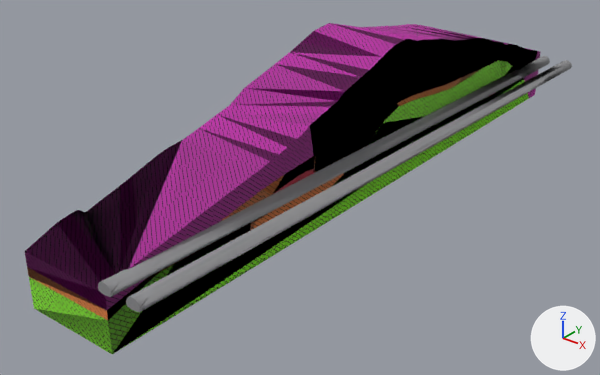
Renders of the OBJ model model/ym1_Sec.obj from each side of a commit.
The view is the same before and after, from a 50 mm camera at (351.0, -253.0, 272.0) aimed at (-50.0, 247.0, -38.0). Lighting does not change. The marker at lower right points along +X, +Y and +Z. Where no turn or scale is listed for an object, it has been applied to the vertices.

Objects in the first picture: '0', '1', '2', 'hole', 'tunnel_left', 'tunnel_right'.
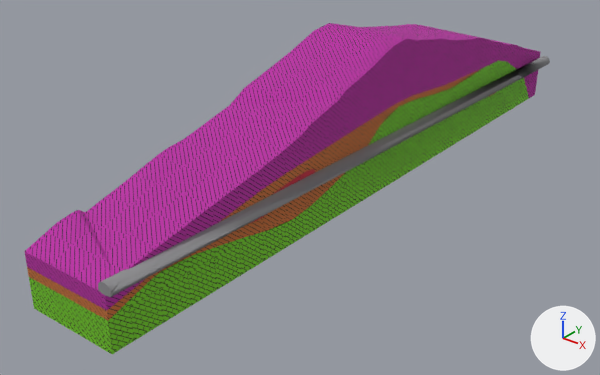
Where the change shows, as pixel boxes [x1, y1, x2, y2] in the pictures (600 x 375 px):
'tunnel_right', deleted
    before: [126, 60, 572, 312]
part 1 of me_0, shading changed
    both: [29, 60, 529, 354]
part 2 of me_1, shading changed
    both: [27, 69, 480, 320]
part 3 of me_2, shading changed
    both: [25, 23, 541, 310]
part 4 of me_hole, shading changed
    both: [251, 92, 496, 223]

Edits to the bpy script that builds the scene:
```text
Change me_0:
    where me_0.from_pydata(...)  # 158 vertices, 316 faces; spans x -80.0..0.0, y 0.0..595.0, z -44.0..25.0
    used by ob_0; location = (0.0, 0.0, 0.0)
    me_0 part 1: edges marked sharp go from 385 to 259
Change me_1:
    where me_1.from_pydata(...)  # 202 vertices, 404 faces; spans x -80.0..0.0, y 0.0..470.0, z -24.0..30.0
    used by ob_1; location = (0.0, 0.0, 0.0)
    me_1 part 2: edges marked sharp go from 493 to 331
Change me_2:
    where me_2.from_pydata(...)  # 195 vertices, 394 faces; spans x -80.0..0.0, y 0.0..610.0, z -44.0..83.0
    used by ob_2; location = (0.0, 0.0, 0.0)
    me_2 part 3: edges marked sharp go from 409 to 314
Change me_hole:
    where me_hole.from_pydata(...)  # 143 vertices, 278 faces; spans x -80.0..0.0, y 125.0..525.0, z -14.0..11.0
    used by ob_hole; location = (0.0, 0.0, 0.0)
    me_hole part 4: edges marked sharp go from 362 to 261
Remove ob_tunnel_right:
    ob_tunnel_right = bpy.data.objects.new('tunnel_right', me_tunnel_right)
    ob_tunnel_right.location = (0.0, 0.0, 0.0)
```
